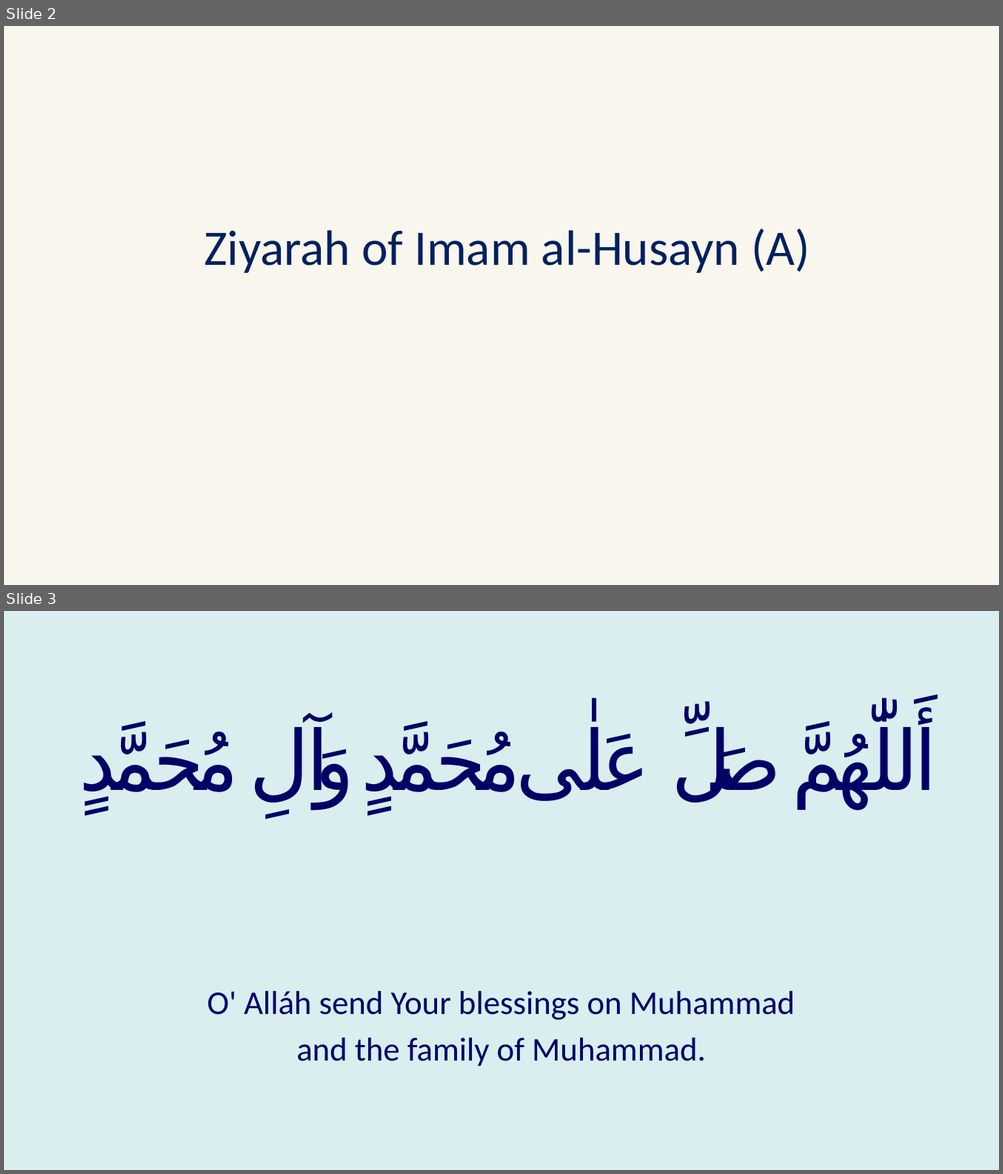
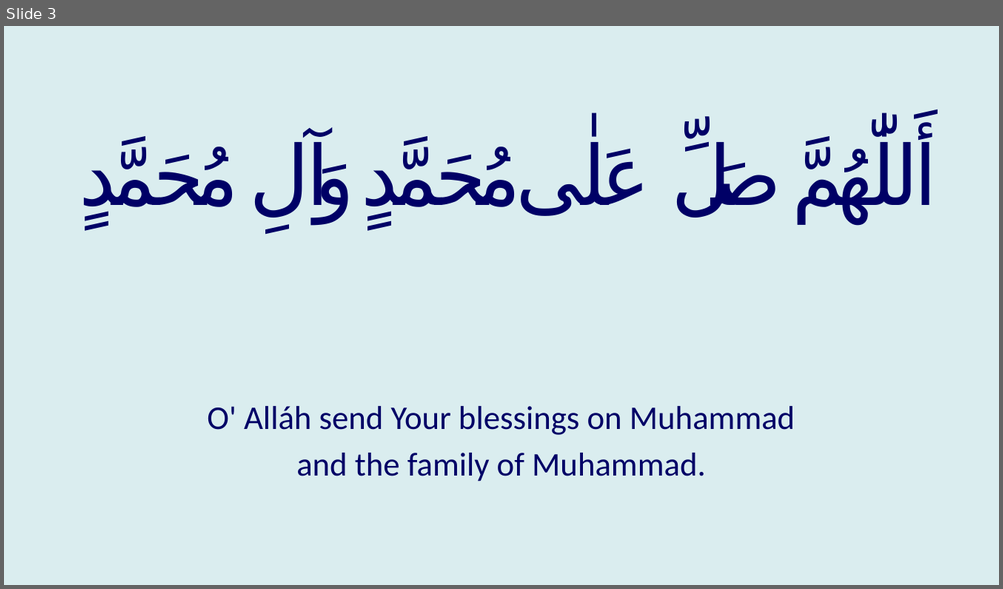
Before and after one commit to GhayurH/Slides, a slide deck: PPTs/Ziyarat Warith.pptx. Shown one above the other, each under a label of ours: slides 2 and 3 before the commit, slide 3 after it. The pictures are 1003x1174 and 1003x589 pixels, drawn with LibreOffice and Linux fonts; fonts in the diff are those of the drawing. Boxes give left, top, right and bottom in pixels: in the first picture for what was removed or moved away, otherwise in the second. Text is boxed around its words. In the diff, an @@ line names an element or a change of style, - is before the commit and + after.

```diff
--- a/PPTs/Ziyarat Warith.pptx
+++ b/PPTs/Ziyarat Warith.pptx
@@ slide 2 removed at box(4, 26, 999, 585), background #F9F6ED @@
@@ text removed at box(204, 229, 810, 273) @@
-Ziyarah of Imam al-Husayn (A)
```
Also in this commit, not shown: 4 slides added, 3 other slides removed.
